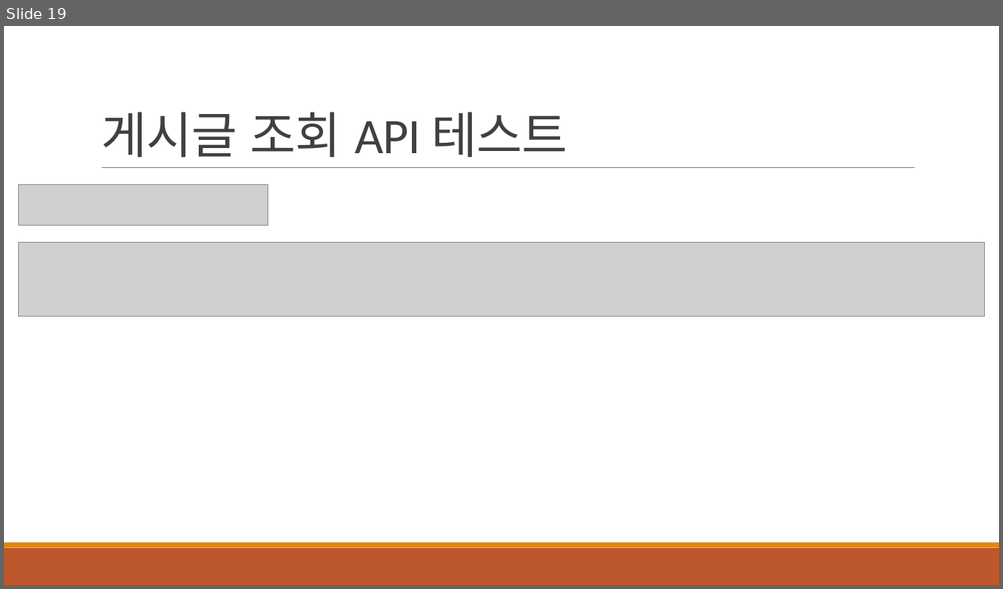
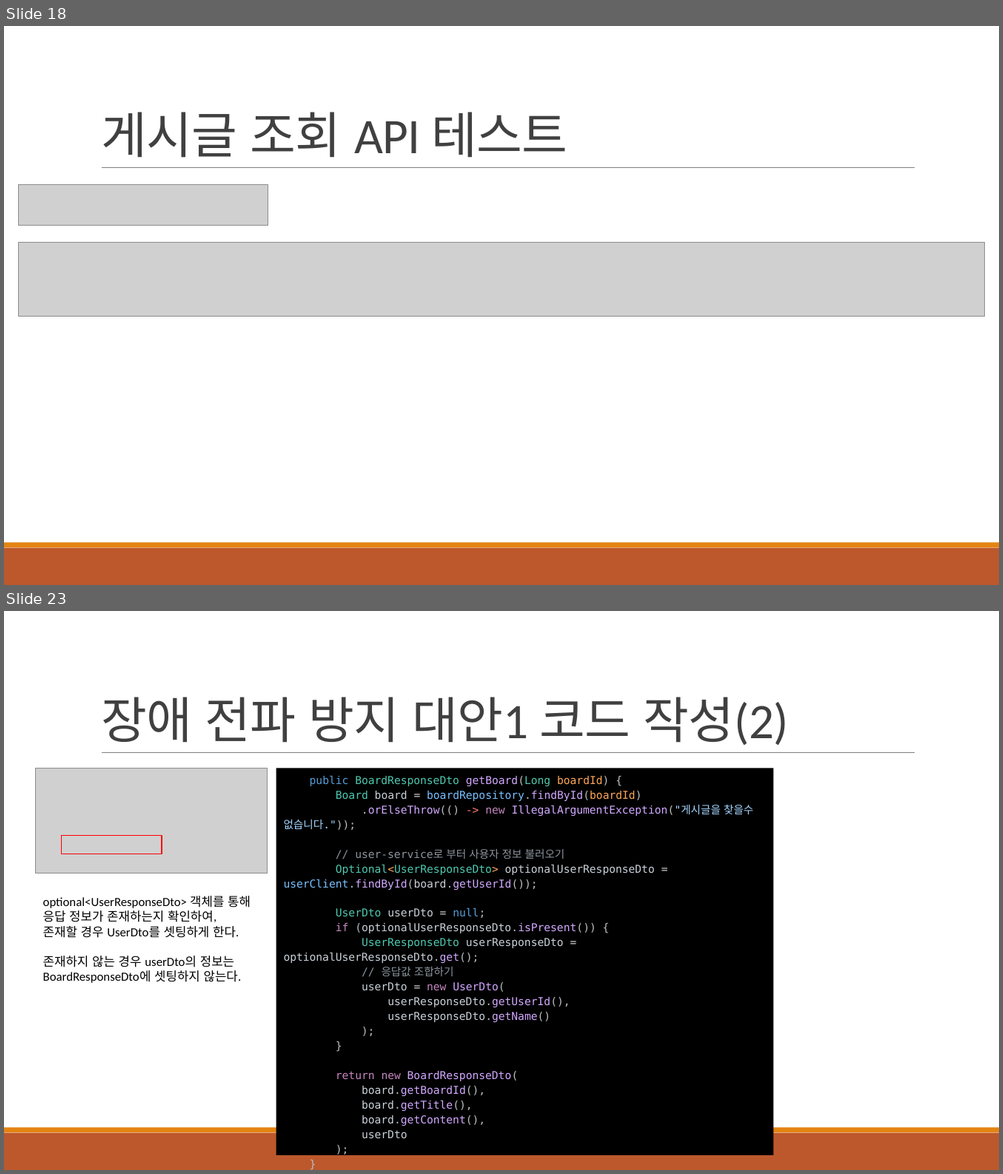
Before and after one commit to khb3025/study-msa, a slide deck: msa-ppt/3.데이터 조회 API 구현.pptx. Shown one above the other, each under a label of ours: slide 19 before the commit, slides 18 and 23 after it; the slides between them are not shown. The pictures are 1003x589 and 1003x1174 pixels, drawn with LibreOffice and Linux fonts; fonts in the diff are those of the drawing; grey boxes stand for pictures. Boxes give left, top, right and bottom in pixels: in the first picture for what was removed or moved away, otherwise in the second. Text is boxed around its words. In the diff, an @@ line names an element or a change of style, - is before the commit and + after.

Commit message:
feat : MSA 장애 전파 방지 전략
1. 요청에 대한 응답을 null로 처리 - 요청 서비스의 정보를 추가하지 않아도
   서비스에 큰 이슈가 발생하지 않을 경우.
2. 장애가 발생한 서비스에 대한 안내 message 와 ErrorCode 전달

```diff
--- a/msa-ppt/3.데이터 조회 API 구현.pptx
+++ b/msa-ppt/3.데이터 조회 API 구현.pptx
@@ slide 23 added at <box>4,611,999,1170</box>, background #FFFFFF; not listed: 3 template elements that a slide beside it also shows @@
@@ title added at <box>101,697,788,745</box>, 48 pt, text #404040 @@
+장애 전파 방지 대안1 코드 작성(2)
@@ picture added at <box>35,769,267,874</box> @@
@@ rectangle added at <box>276,769,774,1156</box>, fill #000000, 10.5 pt, text #C9D1D9 @@
+public BoardResponseDto getBoard(Long boardId) {
+Board board = boardRepository.findById(boardId)
+.orElseThrow(() -> new IllegalArgumentException("게시글을 찾을수 없습니다."));
+// user-service로 부터 사용자 정보 불러오기
+Optional<UserResponseDto> optionalUserResponseDto = userClient.findById(board.getUserId());
+UserDto userDto = null;
+if (optionalUserResponseDto.isPresent()) {
+UserResponseDto userResponseDto = optionalUserResponseDto.get();
+// 응답값 조합하기
+userDto = new UserDto(
+userResponseDto.getUserId(),
+userResponseDto.getName()
+);
+}
+return new BoardResponseDto(
+board.getBoardId(),
+board.getTitle(),
+board.getContent(),
+userDto
+);
+}
@@ rectangle added at <box>62,835,162,854</box>, outline #FF0000 1.25 pt @@
@@ text added at <box>43,896,250,983</box>, 12 pt, text #000000 @@
+optional<UserResponseDto> 객체를 통해
+응답 정보가 존재하는지 확인하여,
+존재할 경우 UserDto를 셋팅하게 한다.
+존재하지 않는 경우 userDto의 정보는 BoardResponseDto에 셋팅하지 않는다.
@@ what was slide 19 is now slide 18 @@
```
Also in this commit, not shown: 5 other slides added, 1 slide removed, 2 other files.
